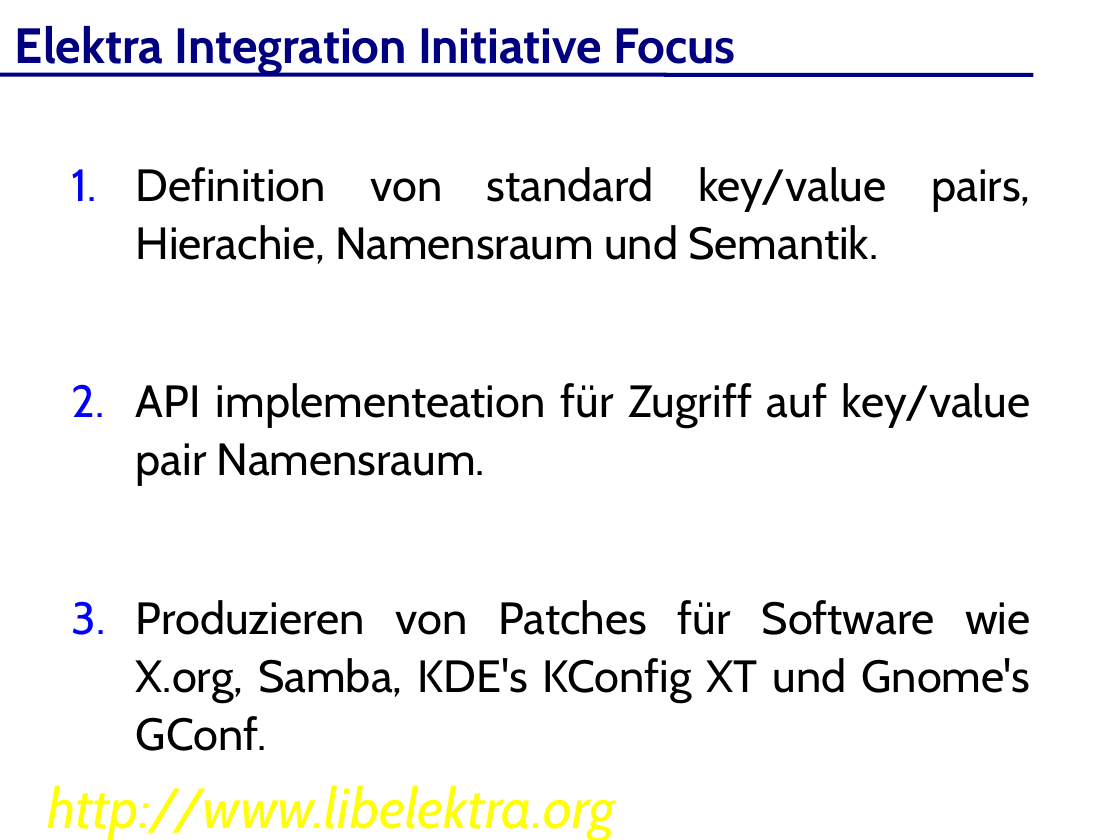
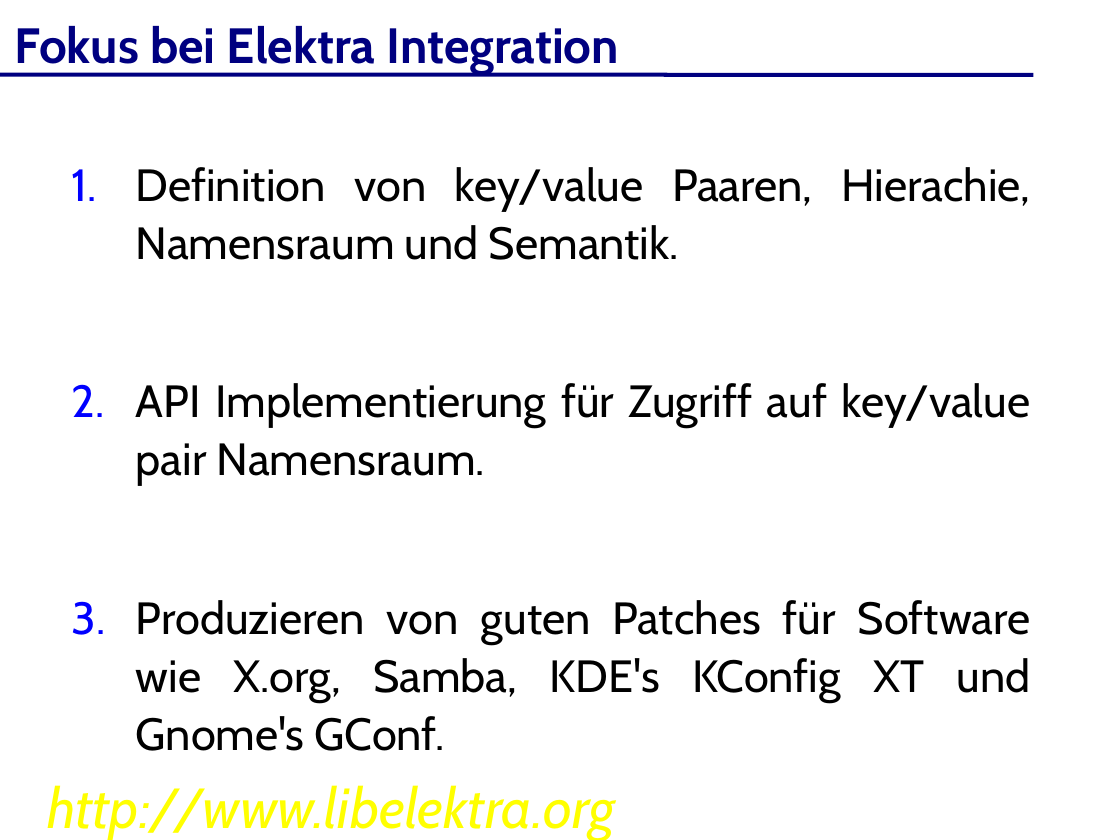
Before and after one commit to ElektraInitiative/libelektra, a slide deck: slide 7 of doc/elektra-de.odp. Drawn at 1120x840 pixels with LibreOffice and Linux fonts; fonts in the diff are those of the drawing; background and template pictures are left out. Boxes give left, top, right and bottom in pixels: in the first picture for what was removed or moved away, otherwise in the second. Text is boxed around its words. In the diff, an @@ line names an element or a change of style, - is before the commit and + after.

```diff
--- a/doc/elektra-de.odp
+++ b/doc/elektra-de.odp
@@ text at [15, 26, 619, 74]: text changed @@
-Elektra Integration Initiative Focus
+Fokus bei Elektra Integration
@@ text at [136, 167, 1031, 751]: text changed @@
-1. Definition von standard key/value pairs, Hierachie, Namensraum und Semantik.
-2. API implementeation für Zugriff auf key/value pair Namensraum.
-3. Produzieren von Patches für Software wie X.org, Samba, KDE's KConfig XT und Gnome's GConf.
+1. Definition von key/value Paaren, Hierachie, Namensraum und Semantik.
+2. API Implementierung für Zugriff auf key/value pair Namensraum.
+3. Produzieren von guten Patches für Software wie X.org, Samba, KDE's KConfig XT und Gnome's GConf.
```
Also in this commit, not shown: 25 other slides changed, 12 slides added, 11 slides removed.
